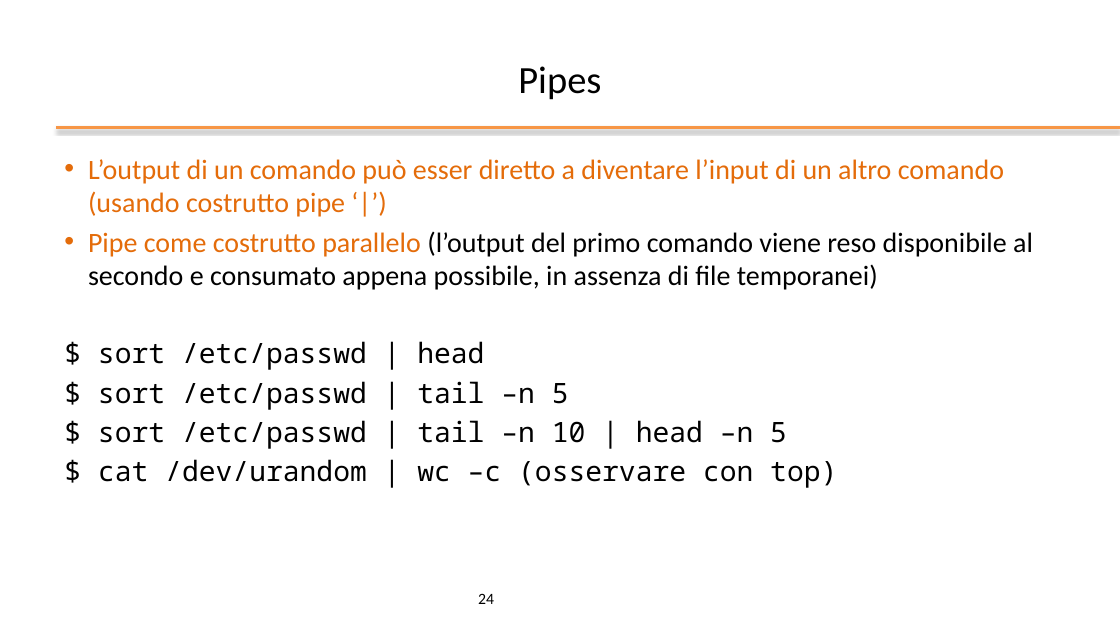
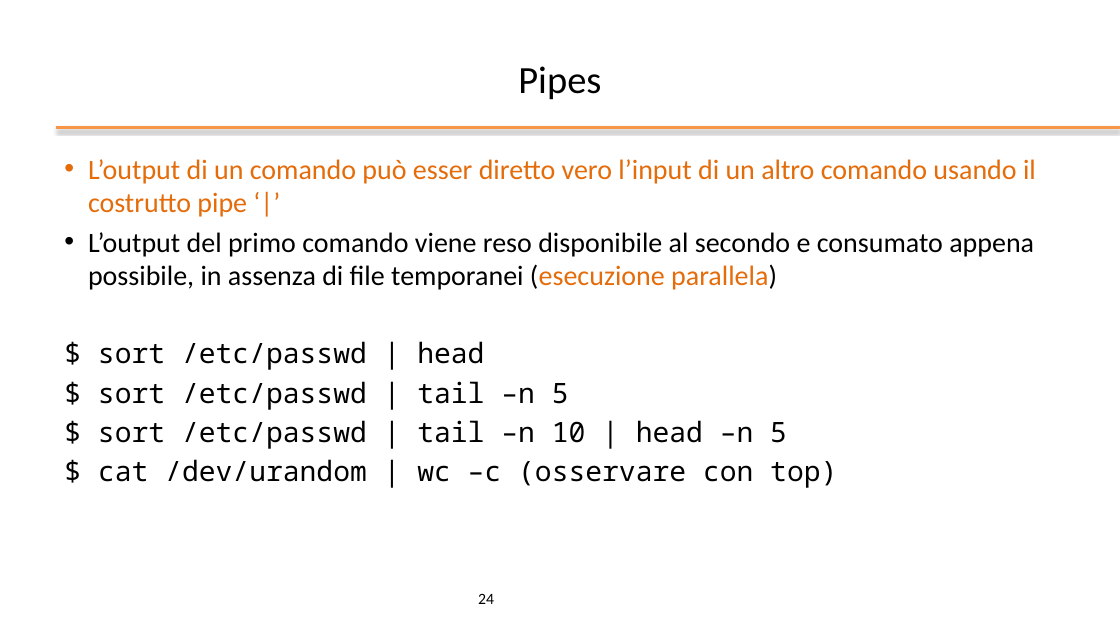
Before and after one commit to gabricatta7/operatingsystemsbsc, a slide deck: slide 24 of bash/slides/ppt/02 - Bash Shell.pptx. Drawn at 1120x630 pixels with LibreOffice and Linux fonts; fonts in the diff are those of the drawing; background and template pictures are left out. Boxes give left, top, right and bottom in pixels: in the first picture for what was removed or moved away, otherwise in the second. Text is boxed around its words. In the diff, an @@ line names an element or a change of style, - is before the commit and + after.

```diff
--- a/bash/slides/ppt/02 - Bash Shell.pptx
+++ b/bash/slides/ppt/02 - Bash Shell.pptx
@@ text at [88,159,1036,290]: text changed; text colour #E46C0A to #000000 @@
-• L’output di un comando può esser diretto a diventare l’input di un altro comando (usando costrutto pipe ‘|’)
-• Pipe come costrutto parallelo (l’output del primo comando viene reso disponibile al secondo e consumato appena possibile, in assenza di file temporanei)
+• L’output di un comando può esser diretto vero l’input di un altro comando usando il costrutto pipe ‘|’
+• L’output del primo comando viene reso disponibile al secondo e consumato appena possibile, in assenza di file temporanei (esecuzione parallela)
```
Also in this commit, not shown: 9 other slides changed, 2 other files.
